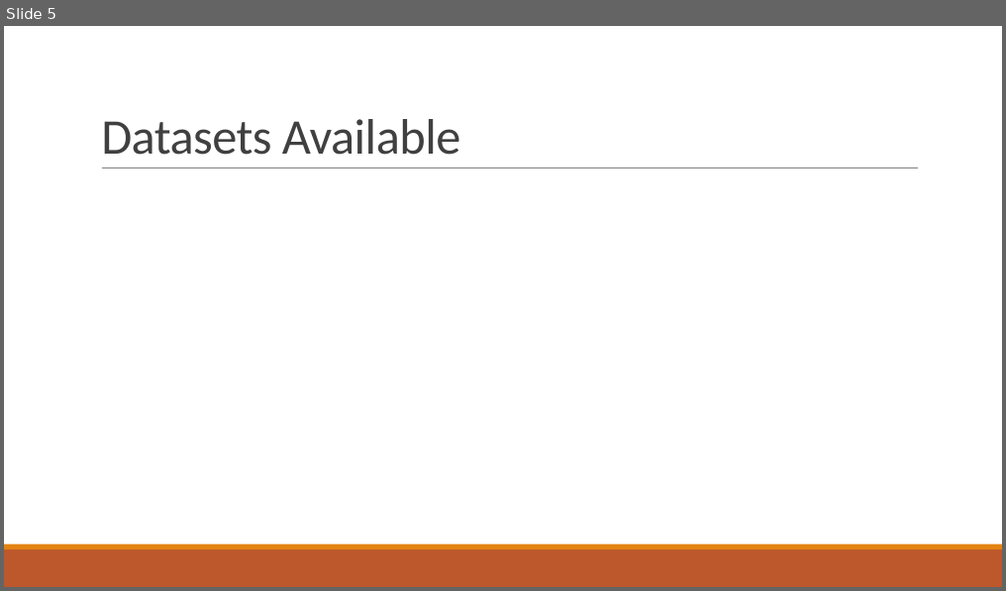
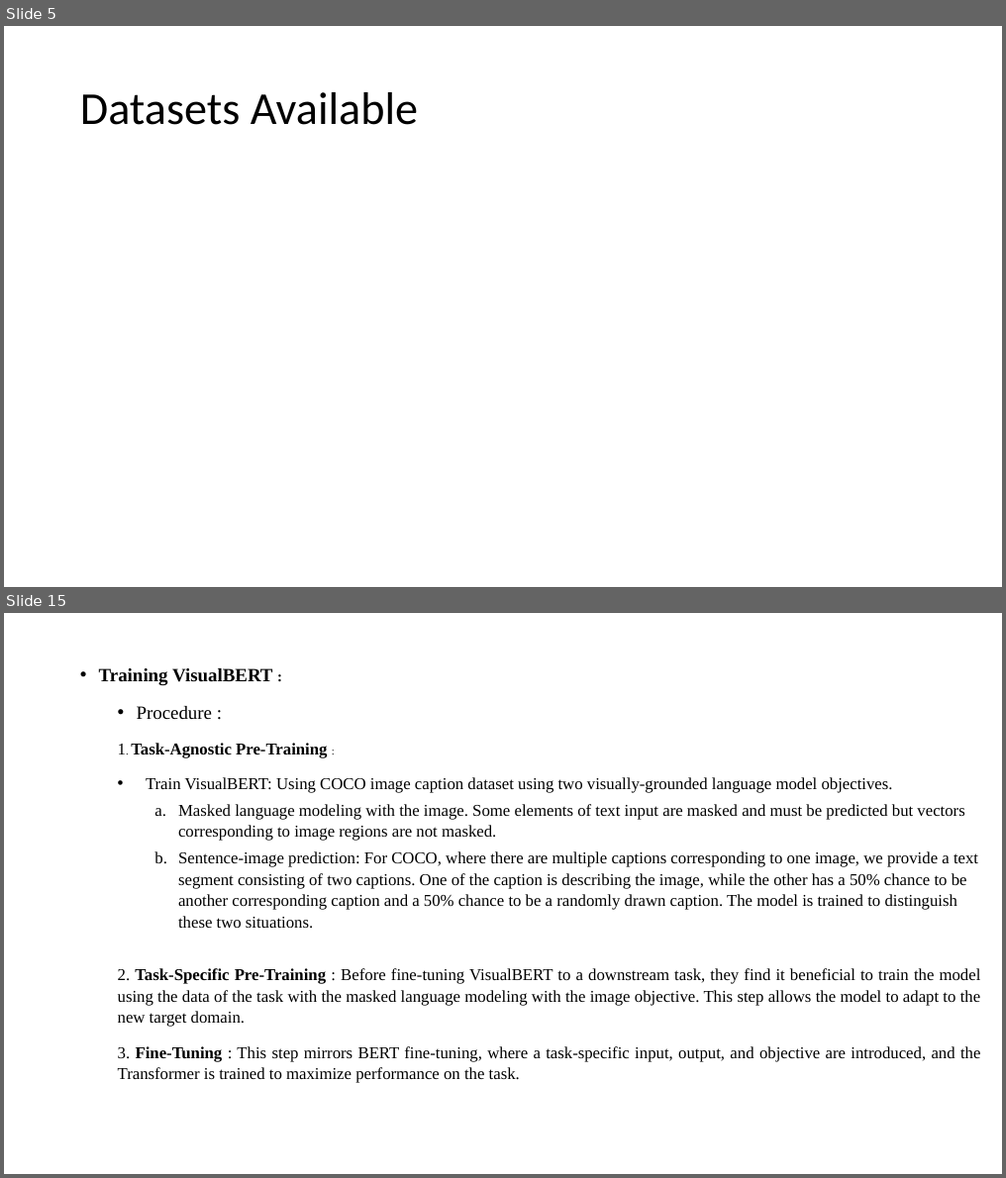
Before and after one commit to VarunBohara/Mini-Project-Documents, a slide deck: Literature Survey.pptx. Shown one above the other, each under a label of ours: slide 5 before the commit, slides 5 and 15 after it; the slides between them are not shown. The pictures are 1006x591 and 1006x1178 pixels, drawn with LibreOffice and Linux fonts; fonts in the diff are those of the drawing. Boxes give left, top, right and bottom in pixels: in the first picture for what was removed or moved away, otherwise in the second. Text is boxed around its words. In the diff, an @@ line names an element or a change of style, - is before the commit and + after.

```diff
--- a/Literature Survey.pptx
+++ b/Literature Survey.pptx
@@ slide 15 added at [4,613,1002,1174], background #FFFFFF @@
@@ text added at [99,668,981,1083], 16 pt, text #000000 @@
+• Training VisualBERT :
+  • Procedure :
+  1. Task-Agnostic Pre-Training :
+  • Train VisualBERT: Using COCO image caption dataset using two visually-grounded language model objectives.
+    a. Masked language modeling with the image. Some elements of text input are masked and must be predicted but vectors corresponding to image regions are not masked.
+    b. Sentence-image prediction: For COCO, where there are multiple captions corresponding to one image, we provide a text segment consisting of two captions. One of the caption is describing the image, while the other has a 50% chance to be another corresponding caption and a 50% chance to be a randomly drawn caption. The model is trained to distinguish these two situations.
+  2. Task-Specific Pre-Training : Before fine-tuning VisualBERT to a downstream task, they find it beneficial to train the model using the data of the task with the masked language modeling with the image objective. This step allows the model to adapt to the new target domain.
+  3. Fine-Tuning : This step mirrors BERT fine-tuning, where a task-specific input, output, and objective are introduced, and the Transformer is trained to maximize performance on the task.
@@ slide 5 changed as well @@
@@ title "Datasets Available": place and size @@
-title "Datasets Available" at [101,119,460,155]
+title "Datasets Available" at [80,92,418,125]
@@ title "Datasets Available" at [80,92,418,125]: size 48 to 44 pt, text colour #404040 to #000000, letter spacing -0.5 to 0 pt; line spacing 0.85 to 0.9; vertical alignment bottom to middle @@
@@ line removed from (102, 169) to (918, 169) @@
@@ rectangle removed at [4,550,1002,587] @@
@@ rectangle removed at [4,545,1002,550] @@
```
Also in this commit, not shown: 4 other slides changed, 13 other slides added, 2 slides removed.
